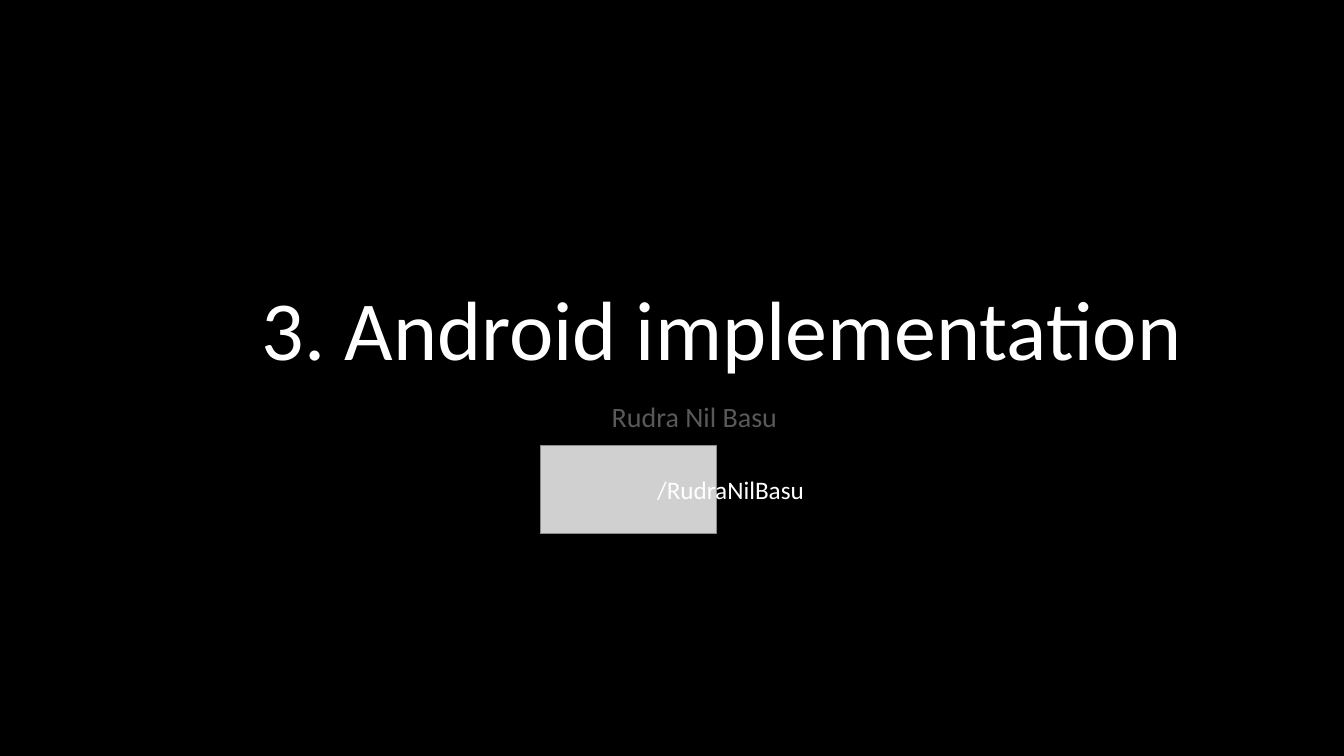
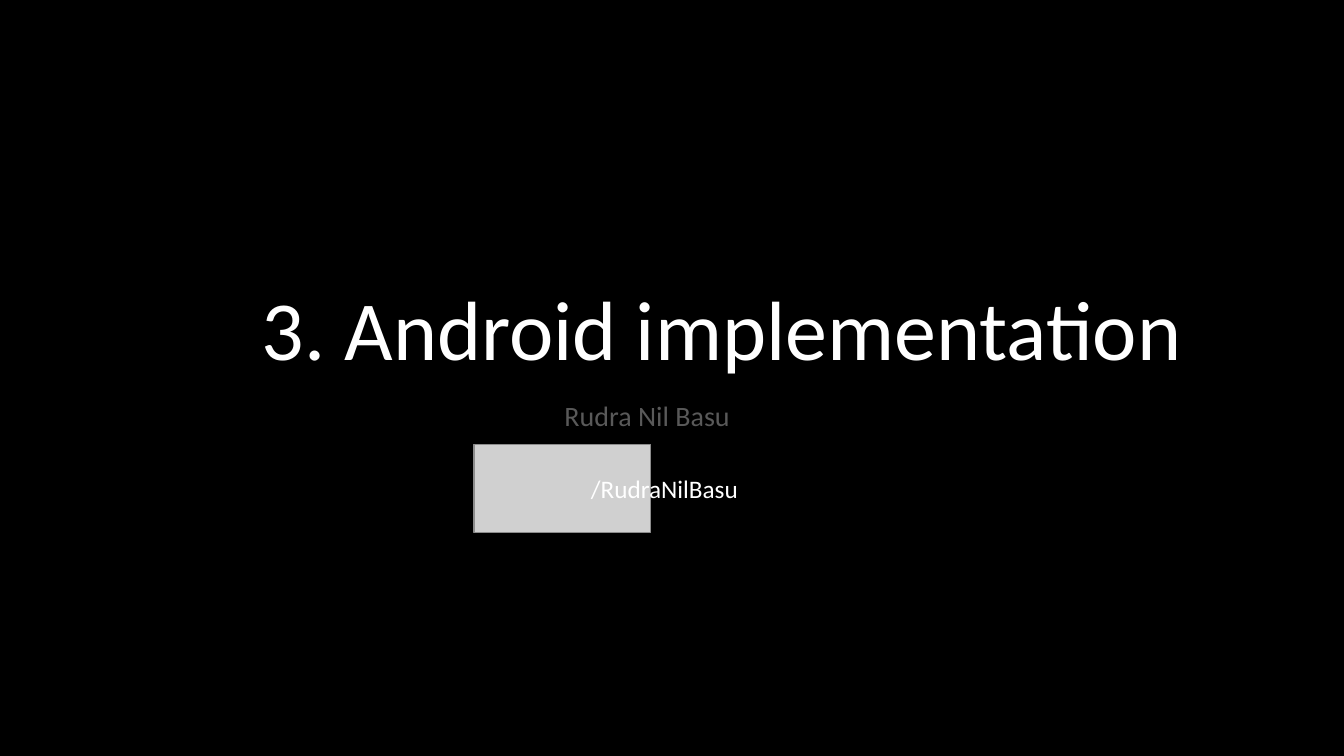
Before and after one commit to PhoenixRRDS/Presentation, a slide deck: slide 17 of The design and development of AIRYL.pptx. Drawn at 1344x756 pixels with LibreOffice and Linux fonts; fonts in the diff are those of the drawing; grey boxes stand for pictures. Boxes give left, top, right and bottom in pixels: in the first picture for what was removed or moved away, otherwise in the second. Text is boxed around its words. In the diff, an @@ line names an element or a change of style, - is before the commit and + after.

Commit message:
Relative Layout

```diff
--- a/The design and development of AIRYL.pptx
+++ b/The design and development of AIRYL.pptx
@@ subtitle "Rudra Nil Basu": place and size @@
-subtitle "Rudra Nil Basu" at (612, 408, 777, 427)
+subtitle "Rudra Nil Basu" at (564, 407, 729, 426)
@@ picture: place and size @@
-picture at (540, 446, 717, 533)
+picture at (474, 445, 650, 532)
@@ text "/RudraNilBasu": place and size @@
-text "/RudraNilBasu" at (657, 479, 804, 506)
+text "/RudraNilBasu" at (591, 477, 738, 504)
```
Also in this commit, not shown: 3 slides added.
